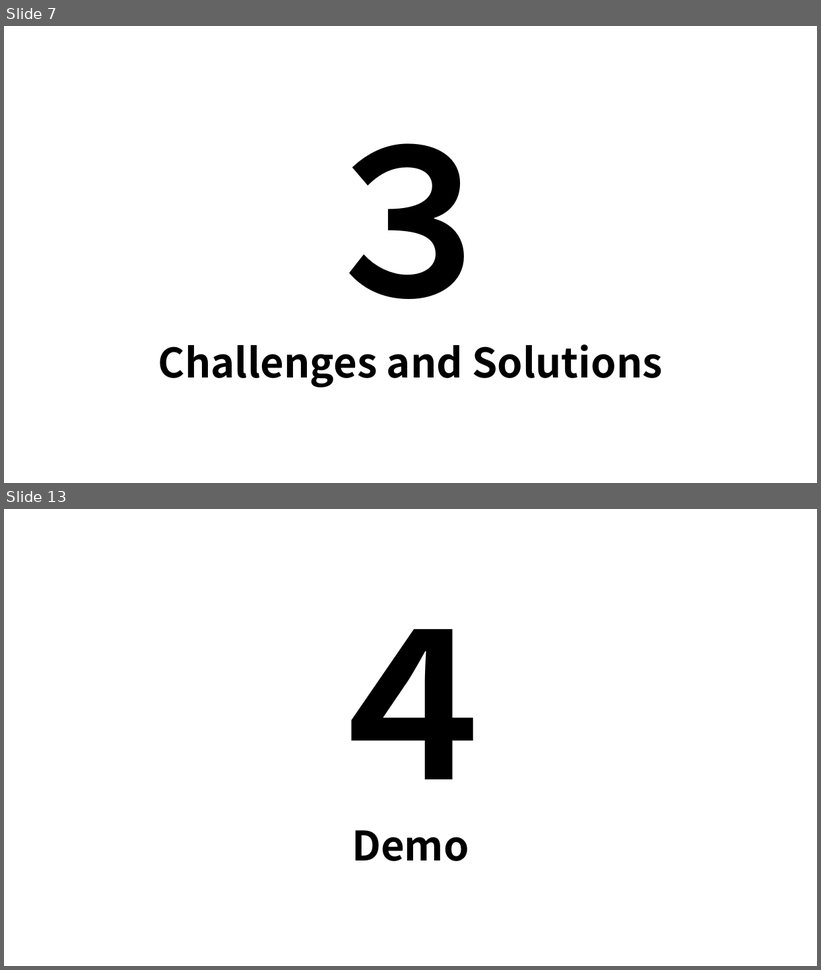
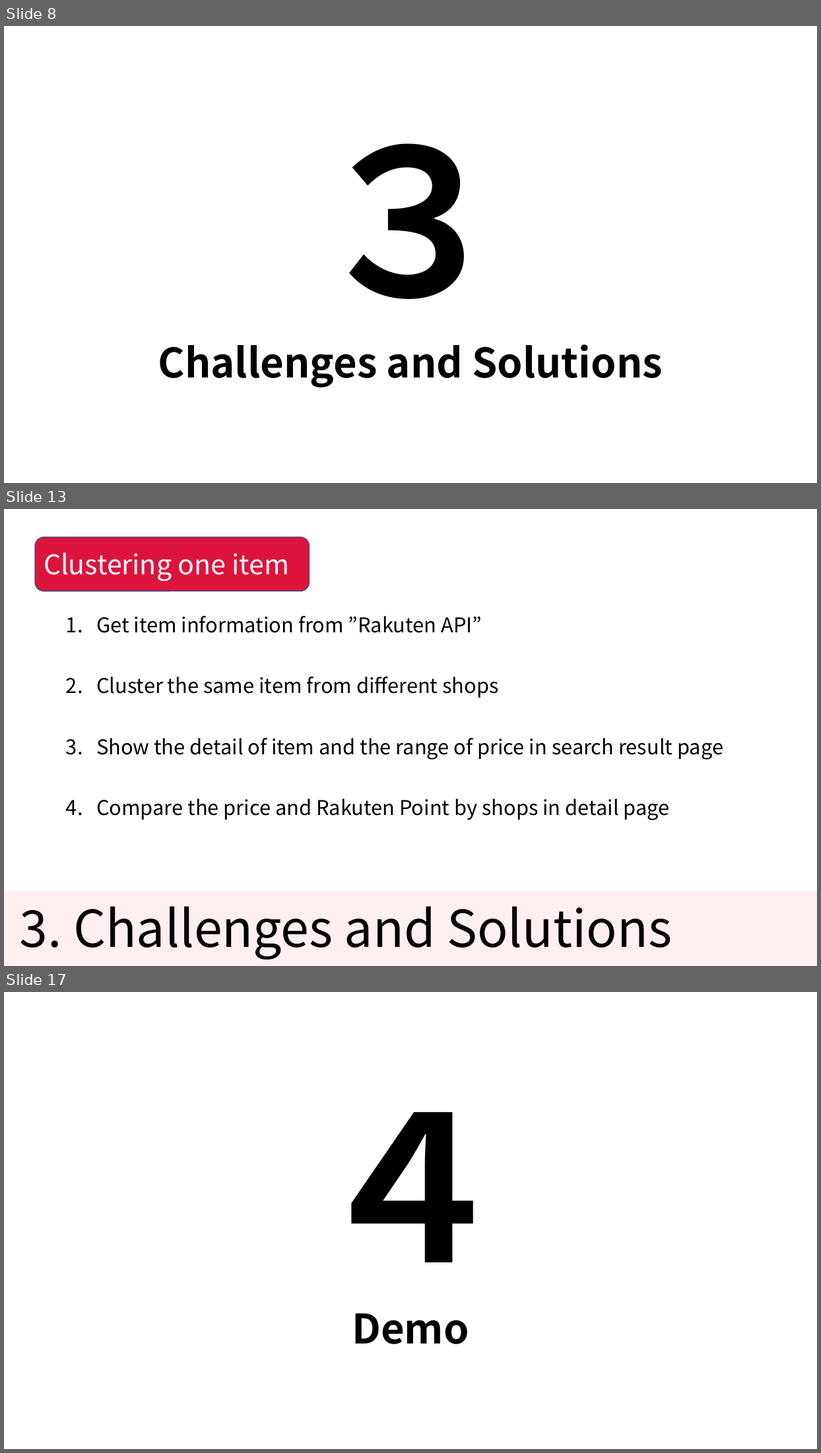
Before and after one commit to KNobuki/Rakuten_fashion, a slide deck: presentation/Presentation.pptx. Shown one above the other, each under a label of ours: slides 7 and 13 before the commit, slides 8, 13 and 17 after it; the slides between them are not shown. The pictures are 821x970 and 821x1453 pixels, drawn with LibreOffice and Linux fonts; fonts in the diff are those of the drawing. Boxes give left, top, right and bottom in pixels: in the first picture for what was removed or moved away, otherwise in the second. Text is boxed around its words. In the diff, an @@ line names an element or a change of style, - is before the commit and + after.

```diff
--- a/presentation/Presentation.pptx
+++ b/presentation/Presentation.pptx
@@ slide 13 added at [4, 509, 817, 966], background #FFFFFF @@
@@ rounded rectangle added at [35, 537, 310, 591], fill #DC143C, outline #325491 1 pt, 32 pt, text #FFFFFF @@
+Clustering one item
@@ text added at [96, 616, 723, 821], 24 pt, text #000000 @@
+1. Get item information from ”Rakuten API”
+2. Cluster the same item from different shops
+3. Show the detail of item and the range of price in search result page
+4. Compare the price and Rakuten Point by shops in detail page
@@ rectangle added at [4, 891, 817, 966], fill #FF9199 at 14% opacity @@
@@ title added at [20, 906, 672, 960], 60 pt, text #000000 @@
+3. Challenges and Solutions
@@ what was slide 7 is now slide 8 @@
@@ what was slide 13 is now slide 17 @@
```
Also in this commit, not shown: 11 slides changed, 4 other slides added.
